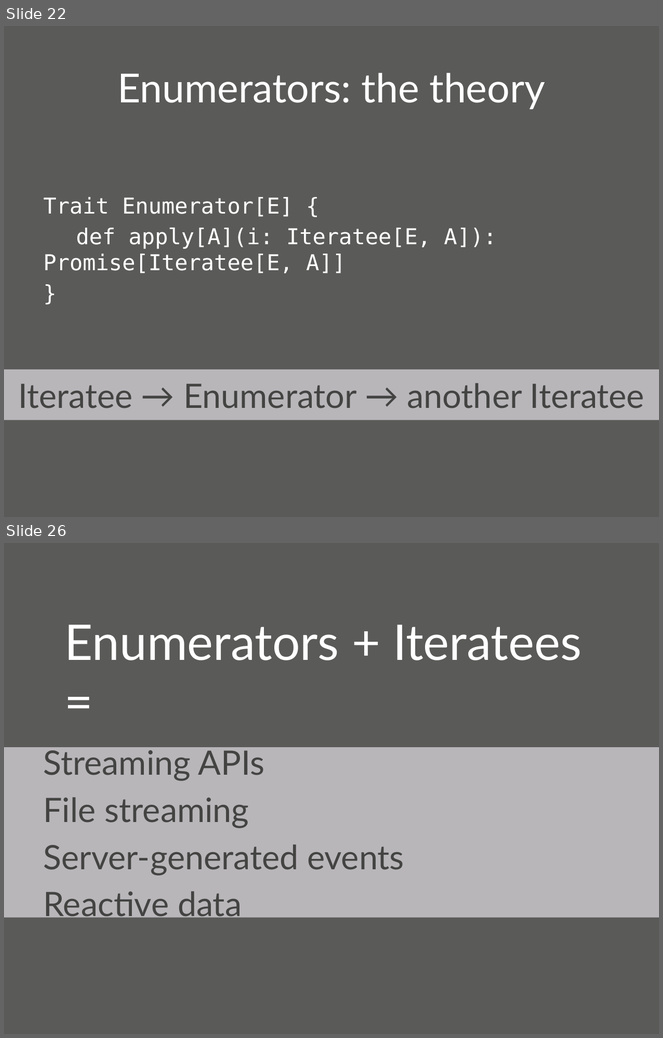
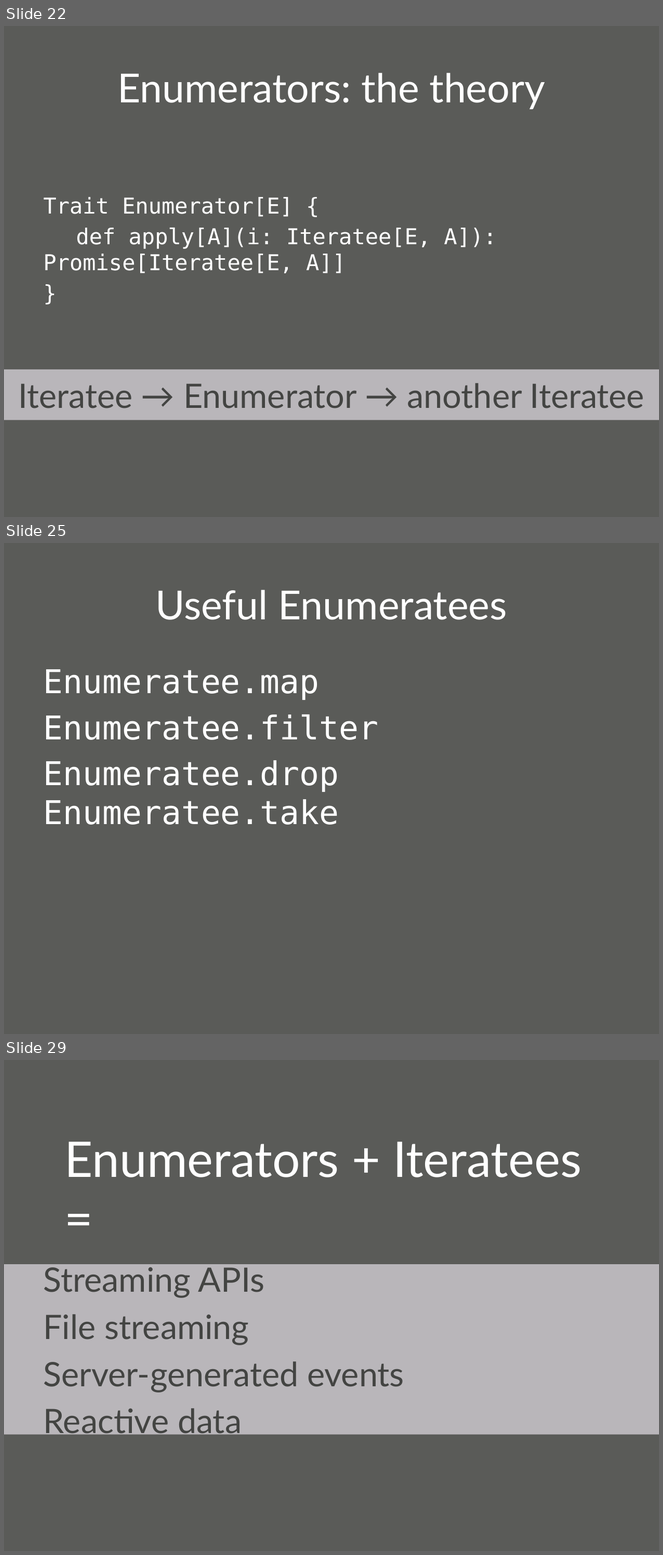
Before and after one commit to oscarrenalias/wjax-2012-play-async-apps, a slide deck: presentation/Asynchronous web apps with Play Framework 2.0.pptx. Shown one above the other, each under a label of ours: slides 22 and 26 before the commit, slides 22, 25 and 29 after it; the slides between them are not shown. The pictures are 663x1038 and 663x1555 pixels, drawn with LibreOffice and Linux fonts; fonts in the diff are those of the drawing; background and template pictures are left out. Boxes give left, top, right and bottom in pixels: in the first picture for what was removed or moved away, otherwise in the second. Text is boxed around its words. In the diff, an @@ line names an element or a change of style, - is before the commit and + after.

```diff
--- a/presentation/Asynchronous web apps with Play Framework 2.0.pptx
+++ b/presentation/Asynchronous web apps with Play Framework 2.0.pptx
@@ slide 25 added at <box>4,543,659,1034</box>, background picture (left out) @@
@@ title added at <box>155,590,507,620</box>, 44 pt, text #FFFFFF @@
+Useful Enumeratees
@@ text added at <box>44,669,379,825</box>, 36 pt, text #FFFFFF @@
+Enumeratee.map
+Enumeratee.filter
+Enumeratee.drop Enumeratee.take
@@ what was slide 26 is now slide 29 @@
```
Also in this commit, not shown: 5 slides changed, 4 other slides added, 1 slide removed.
